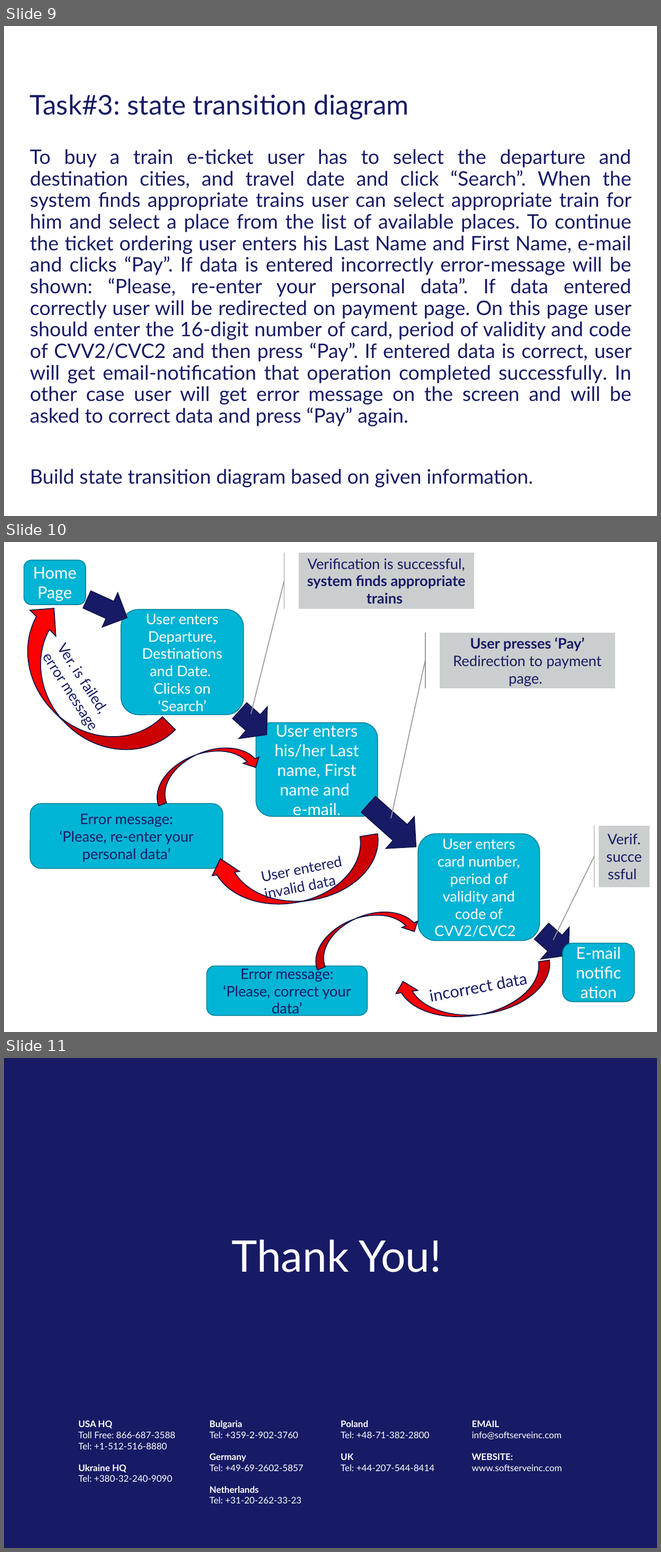
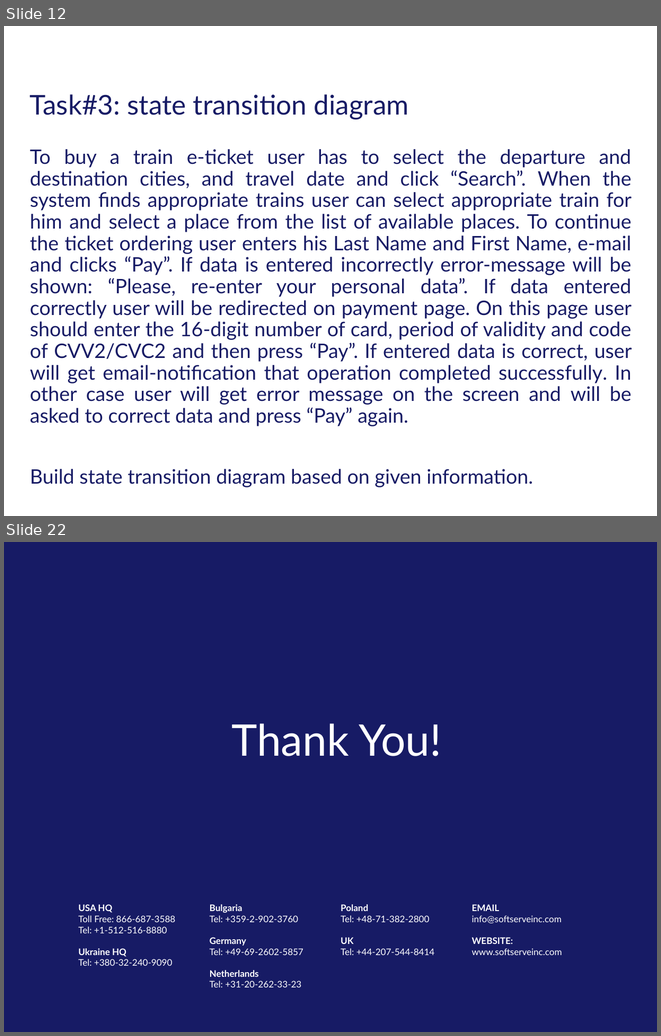
Before and after one commit to VikaSvyryd/HomeWorks, a slide deck: HW4 TDT.pptx. Shown one above the other, each under a label of ours: slides 9, 10 and 11 before the commit, slides 12 and 22 after it; the slides between them are not shown. The pictures are 661x1552 and 661x1036 pixels, drawn with LibreOffice and Linux fonts; fonts in the diff are those of the drawing; background and template pictures are left out. Boxes give left, top, right and bottom in pixels: in the first picture for what was removed or moved away, otherwise in the second. Text is boxed around its words. In the diff, an @@ line names an element or a change of style, - is before the commit and + after.

```diff
--- a/HW4 TDT.pptx
+++ b/HW4 TDT.pptx
@@ slide 10 removed at bbox=[4, 542, 657, 1032], background #FFFFFF @@
@@ accent callout removed at bbox=[299, 553, 474, 609] @@
-Verification is successful, system finds appropriate trains
@@ rounded rectangle removed at bbox=[24, 560, 86, 605] @@
-Home Page
@@ right arrow removed at bbox=[79, 582, 135, 635] @@
@@ curved down arrow removed at bbox=[4, 595, 176, 782] @@
@@ rounded rectangle removed at bbox=[121, 609, 244, 714] @@
-User enters Departure, Destinations and Date.
-Clicks on ‘Search’
@@ text removed at bbox=[33, 633, 125, 744] @@
-Ver. is failed,
-error message
@@ accent callout removed at bbox=[440, 633, 615, 689] @@
-User presses ‘Pay’ Redirection to payment page.
@@ right arrow removed at bbox=[226, 695, 281, 750] @@
@@ rounded rectangle removed at bbox=[256, 723, 378, 816] @@
-User enters his/her Last name, First name and
-e-mail.
@@ curved down arrow removed at bbox=[146, 733, 263, 806] @@
@@ right arrow removed at bbox=[354, 788, 431, 862] @@
@@ rounded rectangle removed at bbox=[30, 803, 223, 868] @@
-Error message:
-‘Please, re-enter your personal data’
@@ accent callout removed at bbox=[598, 826, 649, 886] @@
-Verif. successful
@@ curved down arrow removed at bbox=[206, 834, 386, 915] @@
@@ rounded rectangle removed at bbox=[418, 834, 539, 941] @@
-User enters card number, period of validity and code of CVV2/CVC2
@@ text removed at bbox=[309, 877, 336, 893] @@
-User entered
-invalid data
@@ curved down arrow removed at bbox=[305, 897, 422, 970] @@
@@ right arrow removed at bbox=[527, 915, 582, 970] @@
@@ rounded rectangle removed at bbox=[563, 943, 635, 1001] @@
-E-mail notification
@@ rounded rectangle removed at bbox=[206, 966, 367, 1015] @@
-Error message:
-‘Please, correct your data’
@@ curved down arrow removed at bbox=[392, 960, 556, 1026] @@
@@ text removed at bbox=[497, 974, 528, 992] @@
-incorrect data
@@ what was slide 9 is now slide 12 @@
@@ what was slide 11 is now slide 22 @@
```
Also in this commit, not shown: 4 slides changed, 12 slides added.
